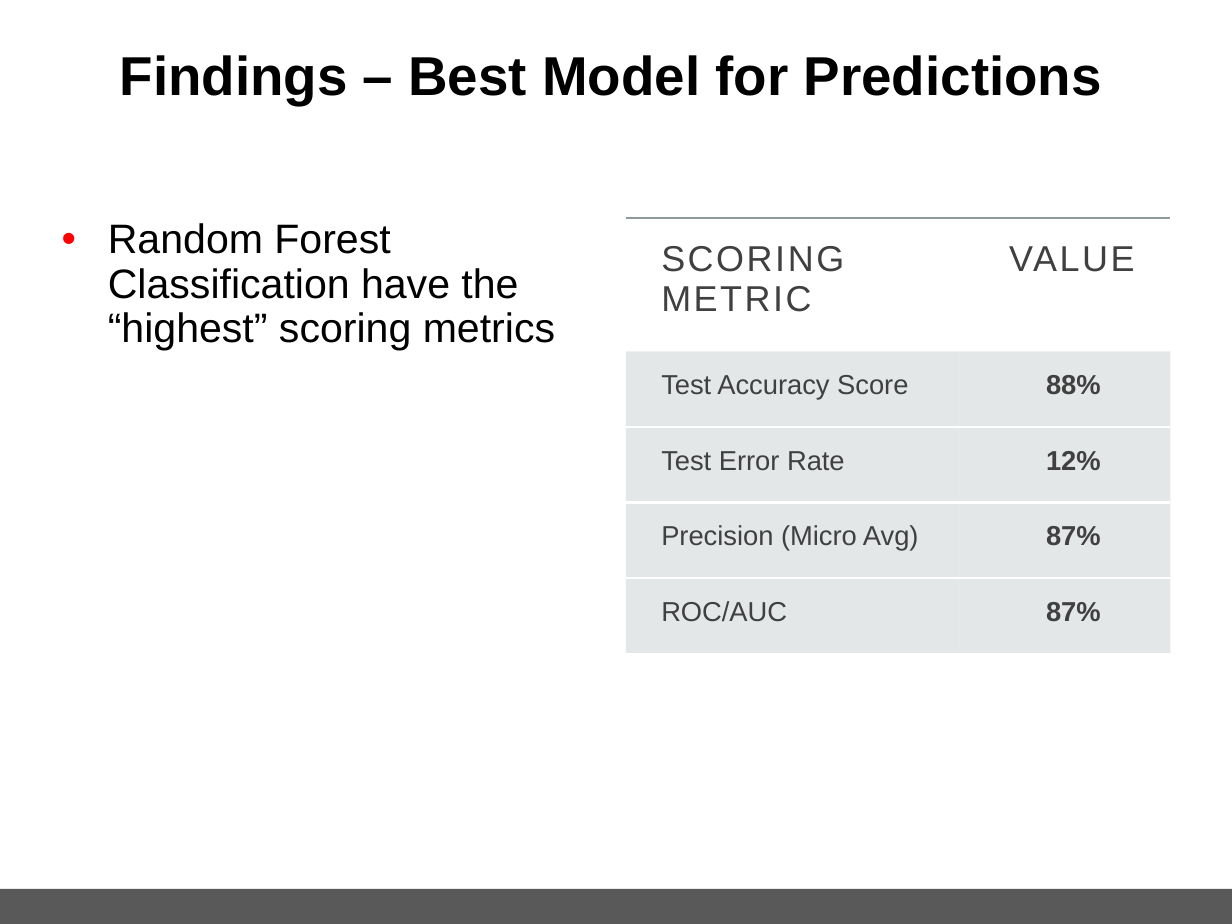
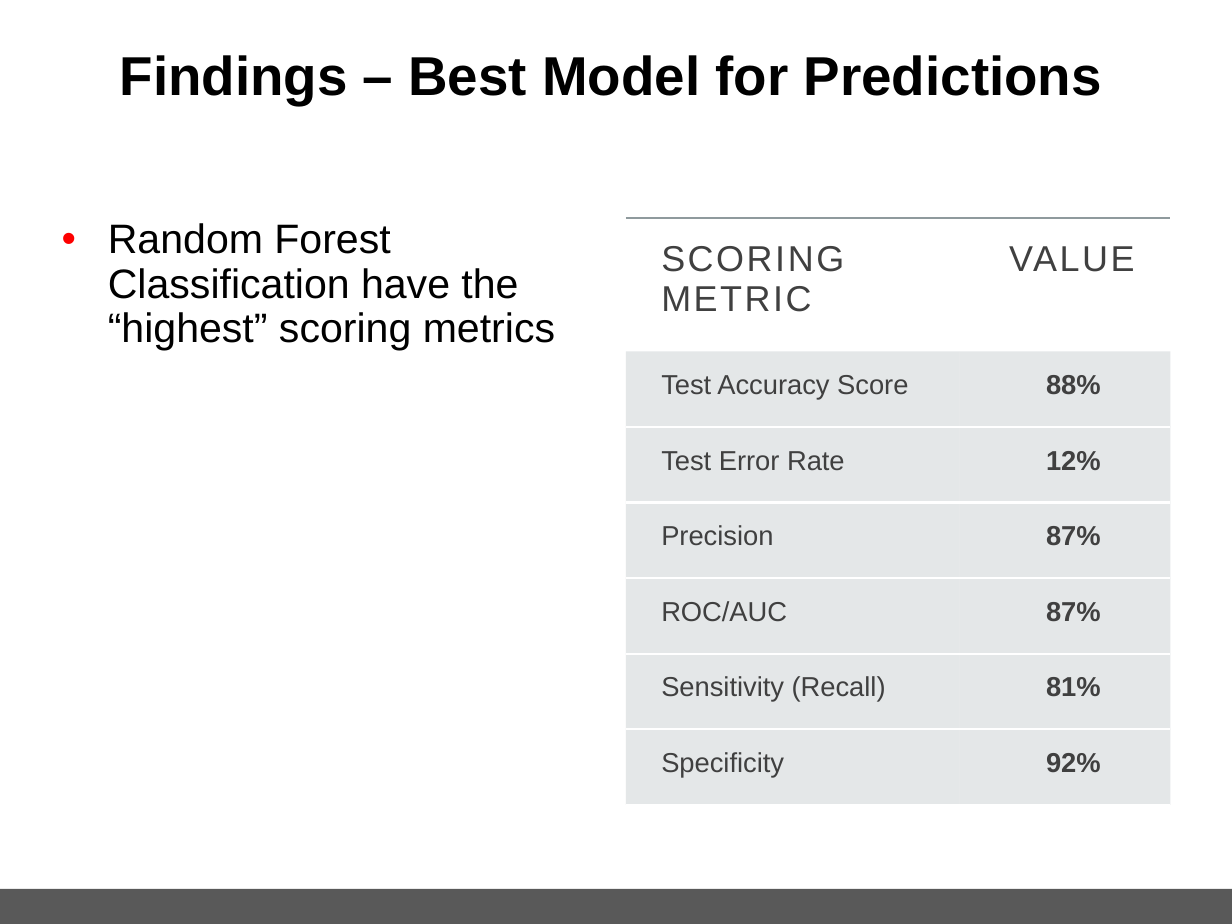
Before and after one commit to spettiett/dsc-capstone-project-v2-online-ds-pt-061019, a slide deck: slide 12 of Capstone_HotelBookingPredition(Final).pptx. Drawn at 1232x924 pixels with LibreOffice and Linux fonts; fonts in the diff are those of the drawing; background and template pictures are left out. Boxes give left, top, right and bottom in pixels: in the first picture for what was removed or moved away, otherwise in the second. Text is boxed around its words. In the diff, an @@ line names an element or a change of style, - is before the commit and + after.

```diff
--- a/Capstone_HotelBookingPredition(Final).pptx
+++ b/Capstone_HotelBookingPredition(Final).pptx
@@ table at box(626, 218, 1170, 804) @@
-row 4, column 1: Precision (Micro Avg)
+row 4, column 1: Precision
+row 6: Sensitivity (Recall) | 81%
+row 7: Specificity | 92%
```
Also in this commit, not shown: 5 other slides changed, 15 other files.
